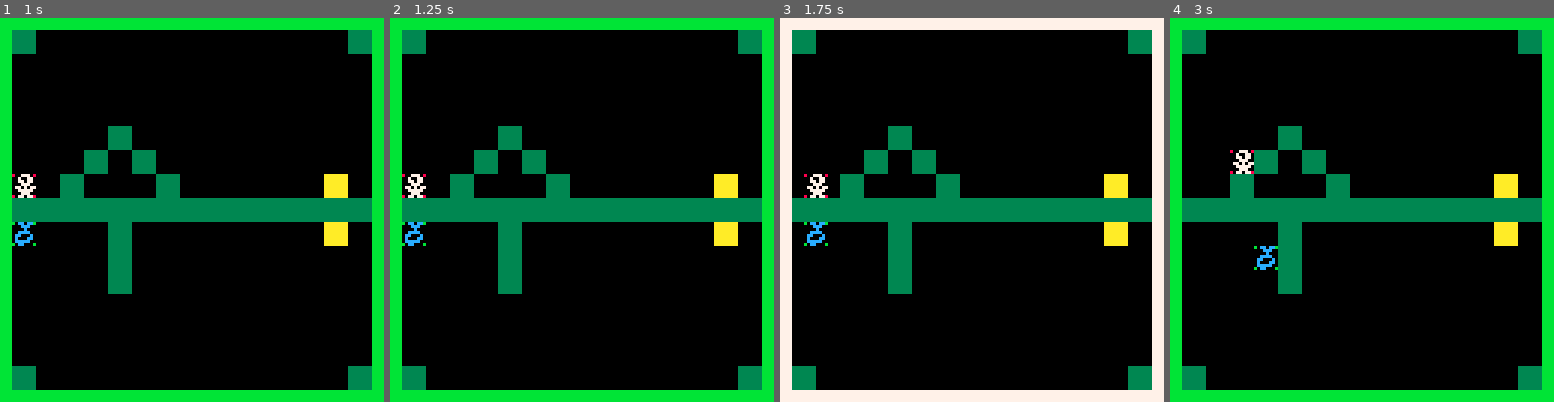
Above: before the commit, frames 1-4 (left to right).
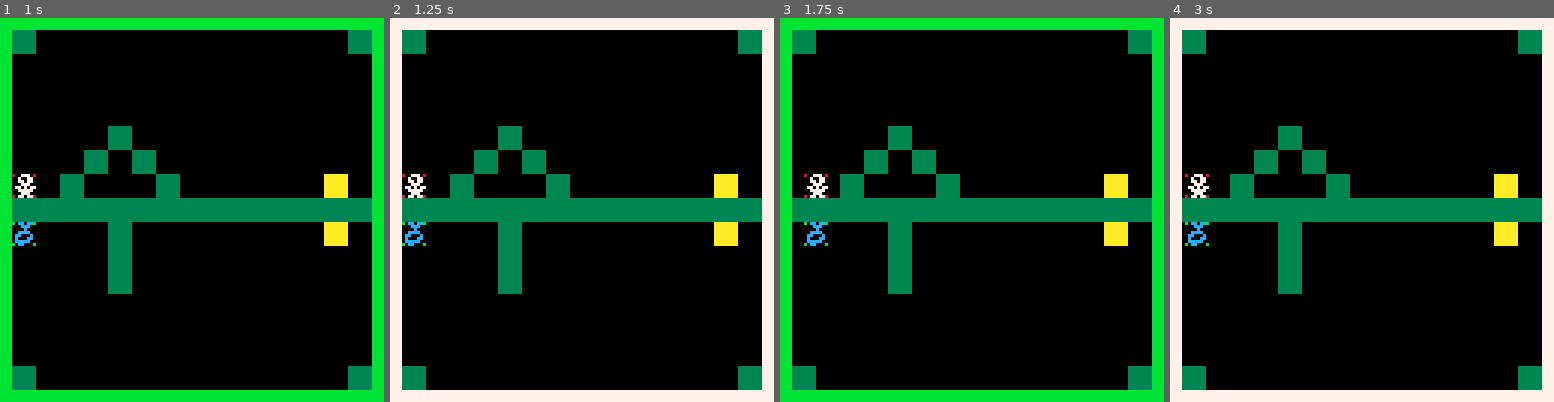
Above: after the commit, the same moments.

Repository: lpratico/a_curious_amalgam
Game: PICO-8 cartridge game.p8
Same seed, same stepped clock (60 frames per second), same inputs: the game is played once before the commit and once after it.
Inputs:
- Up to frame 1 (1 s): tap X (X key) at 0.33 s; tap O (Z key) at 0.7 s
- Up to frame 2 (1.25 s): tap X (X key) at 1.07 s
- Up to frame 3 (1.75 s): hold Right from 1.6 s (still down); tap O (Z key) at 1.7 s
- Up to frame 4 (3 s): tap X (X key) at 1.85, 2.97 s; release Right at 2.1 s; tap O (Z key) at 2.1, 2.5, 2.9 s; hold Up 2.15-2.42 s; hold Right from 2.47 s (still down)

Frame 1 is identical in both runs. In frame 2, 12% of the frame differs, in the area x 0-100%, y 0-100%; in frame 3, 12%; in frame 4, 13%.

Commit message:
hazard changes

Diff:
--- a/game.p8
+++ b/game.p8
@@ -1,6 +1,14 @@
 pico-8 cartridge // http://www.pico-8.com
 version 18
 __lua__
+
+--constants
+solidsprite = 5
+exitsprite = 6
+spikesprite = 7
+
+jumpvel = -2.21
+gravity = .15
 
 topplayer={
     x=0,
@@ -38,7 +46,7 @@
     if (y < 0 or y >= 120) then
         return false
     end
-    if (postospr(x,y) == 5) then
+    if (postospr(x,y) == solidsprite) then
         return false
     end
     return true
@@ -95,11 +103,52 @@
     end
 end
 
+function resetlevel()
+    topplayer.x = 0
+    topplayer.y = 48
+    topplayer.v = 0
+    botplayer.x = 0
+    botplayer.y = 64
+    botplayer.v = 0
+
+    level.linked = false
+
+end
+
+function checkspikes()
+    topcorners = getcorners(topplayer)
+    botcorners = getcorners(botplayer)
+    for i = 1,4 do
+        if (postospr(topcorners[i][1], topcorners[i][2]) == spikesprite) then
+            resetlevel()
+        end
+        if (postospr(botcorners[i][1], botcorners[i][2]) == spikesprite) then
+            resetlevel()
+        end
+    end
+end
+
+
+--todo: switch to next map
+function checkexit()
+    if (postospr(topplayer.x+4, topplayer.y + 4) == exitsprite) then
+        if (postospr(botplayer.x+4, botplayer.y + 4) == exitsprite) then
+            resetlevel()
+        end
+    end
+end
+
 function _update()
+    checkspikes()
+    checkexit()
+
+    --reset button
+    if (btnp(5)) then
+        resetlevel()
+    end
+
+
     --jump
-
-    jumpvel = -2.21
-    gravity = .15
     if (btn(2)) then
         if (topplayer.v == 0) then
             topplayer.v = jumpvel
@@ -108,12 +157,16 @@
             botplayer.v = jumpvel
         end
     end
+
+
     --gravity
     topplayer.v += gravity
     botplayer.v += gravity
 
     moveplayersy()
 
+
+    --controls
     if(btn(0)) then
         moveplayersx(-1)
     end
@@ -123,14 +176,6 @@
     if (btnp(4)) then
         level.linked = not level.linked
     end
-    -- if(btn(2)) then
-    --
-    -- end
-    -- if(btn(3)) then
-    --     moveplayers(0, 1)
-    -- end
-
-
 end
 
 function _draw()
@@ -142,13 +187,13 @@
     end
     rectfill(4,4,123,123,0)
 
+
     --draw map
-    map(0,0,4,4,15,15)
+    map(level.x,level.y,4,4,15,15)
 
     --draw players
     spr(1, topplayer.x + 4, topplayer.y + 4)
     spr(2, botplayer.x + 4, botplayer.y + 4, 1, 1, false, true)
-
 end
 __gfx__
 0000000080077708b0cc000b000000000000000033333333aaaaaaaa888888880000000000000000000000000000000000000000000000000000000000000000
